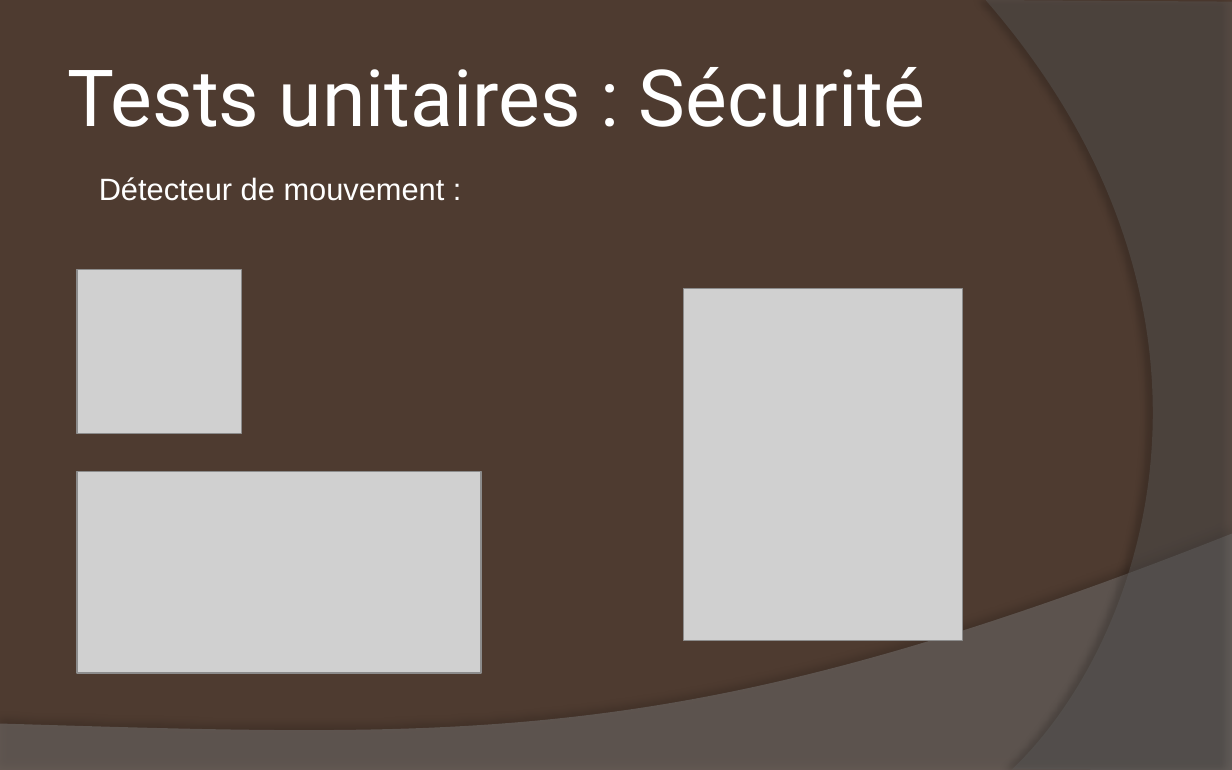
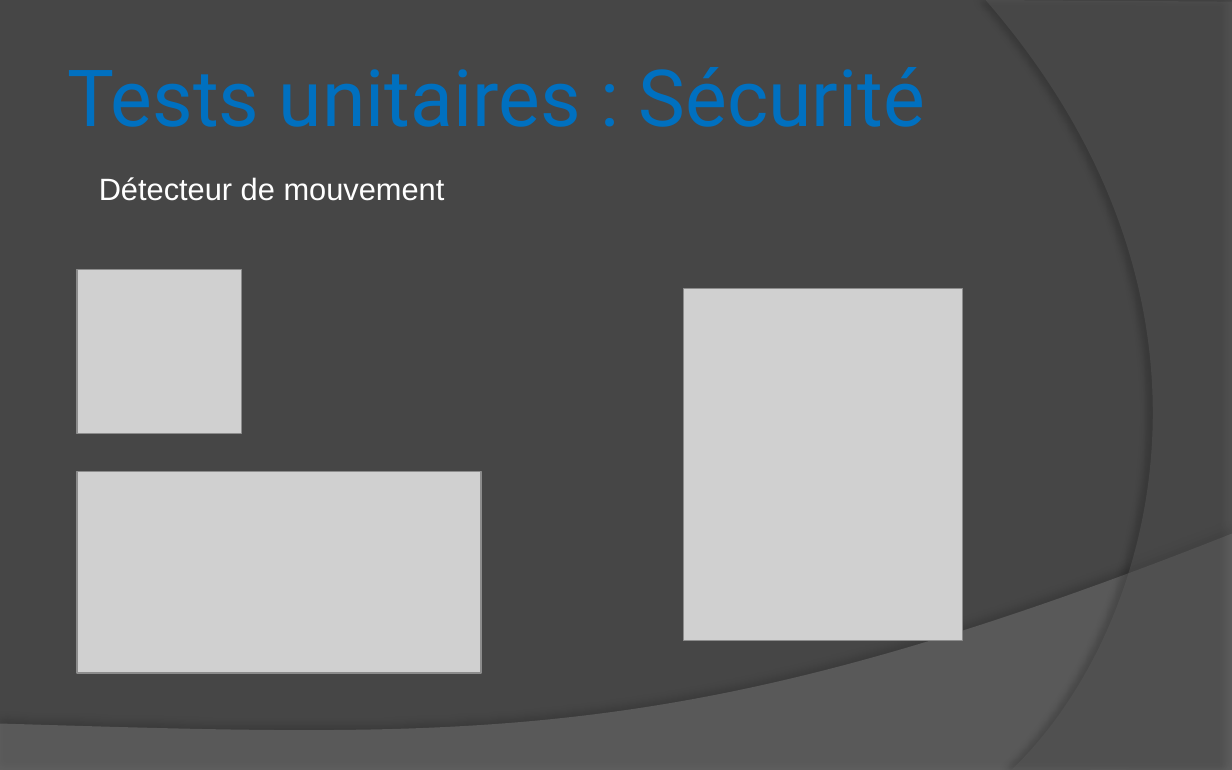
Before and after one commit to DrBalf/domotique_bts_sn_ec_projet, a slide deck: slide 15 of Rapport/Benjamin/RevueDeProjet.pptx. Drawn at 1232x770 pixels with LibreOffice and Linux fonts; fonts in the diff are those of the drawing; grey boxes stand for pictures. Boxes give left, top, right and bottom in pixels: in the first picture for what was removed or moved away, otherwise in the second. Text is boxed around its words. In the diff, an @@ line names an element or a change of style, - is before the commit and + after.

```diff
--- a/Rapport/Benjamin/RevueDeProjet.pptx
+++ b/Rapport/Benjamin/RevueDeProjet.pptx
@@ background #4E3B30 to #464646 @@
@@ title "Tests unitaires : Sécurité" at (x1=68, y1=67, x2=925, y2=127): text colour #FFFFFF to #0070C0, letter outline none to #FFFFFF 0.25 pt @@
@@ text at (x1=99, y1=177, x2=445, y2=201): text changed @@
-Détecteur de mouvement :
+Détecteur de mouvement
```
Also in this commit, not shown: 18 other slides changed, 14 other files.
